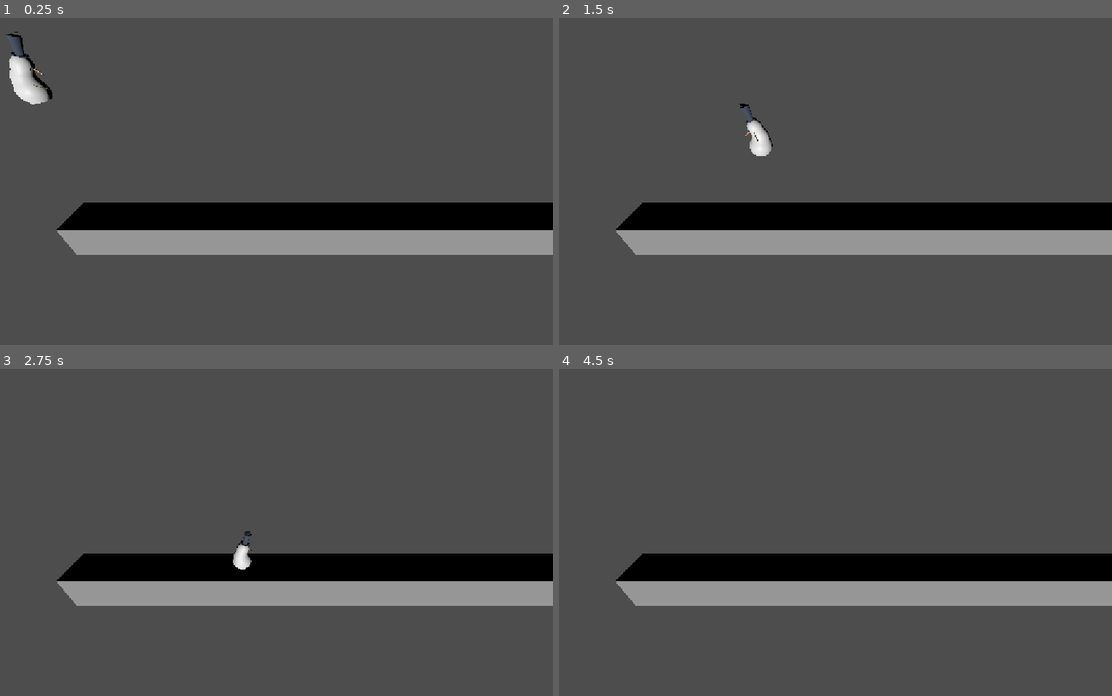
Above: before the commit, frames 1-4 (two rows, left to right).
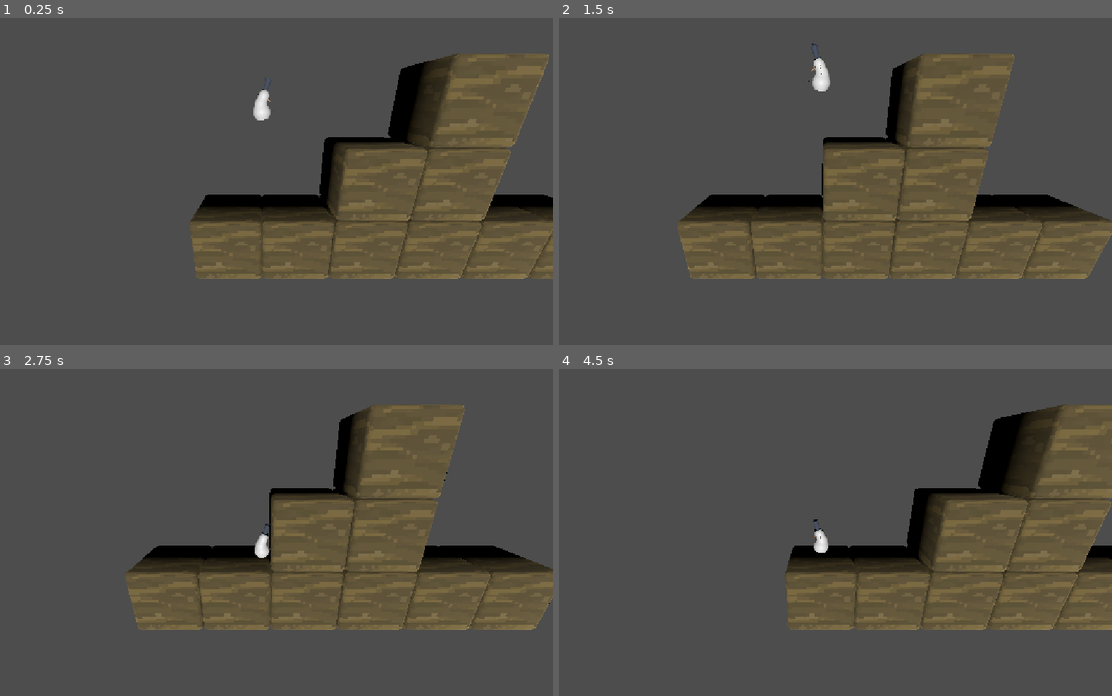
Above: after the commit, the same moments.

Repository: Lord-Platypus/corso_godot_2026
Game: Godot game, scene res://scenes/world/world.tscn
Two runs of this game, one before a commit and one after it. Both use one fixed random seed, a clock stepped at 60 frames per second and the inputs below.
Inputs:
- Up to frame 1 (0.25 s): no input
- Up to frame 2 (1.5 s): hold D (right) 0.53-1.28 s; tap Space (jump) at 0.6, 0.77, 1.07, 1.35 s; hold A (left) from 1.28 s (still down)
- Up to frame 3 (2.75 s): tap Space (jump) at 1.52, 1.82, 2.1 s; release A (left) at 2.03 s; hold D (right) from 2.03 s (still down)
- Up to frame 4 (4.5 s): tap Space (jump) at 2.85, 3.02, 3.32, 3.6, 3.77, 4.07, 4.35 s; release D (right) at 3.53 s; hold A (left) from 3.53 s (still down)

The runs differ from the first frame. In frame 1, 25% of the frame differs, in the area x 0-100%, y 4-80%; in frame 2, 23%; in frame 3, 23%; in frame 4, 25%.

Commit message:
Lezione 2: movimento, salto, blocchi terra e camera che segue
Input Map (left A/freccia sx, right D/freccia dx, jump spazio).
Player: @export speed/gravity_scale/jump_velocity/mesh, camminata con
get_axis, salto solo a terra (elif), velocity.z = 0, modello SNOWMAN
che si gira. Scena blocco Dirt (StaticBody3D + CUBOTERRA + BoxShape
2x2x2), livello Terrain con 9 blocchi al posto di Ground. Camera3D
che segue il Player solo in x. Script commentati per chi non ha mai
programmato.

Co-Authored-By: Claude Opus 5.5 <noreply@anthropic.com>
Claude-Session: https://claude.ai/code/session_01NFUFNW9rqCT5ddQWozBf4s

Diff:
--- a/scenes/blocks/dirt/dirt.tscn
+++ b/scenes/blocks/dirt/dirt.tscn
@@ -1,3 +1,13 @@
 [gd_scene format=3 uid="uid://b8x2p0eufg01d"]
 
+[ext_resource type="PackedScene" uid="uid://ckif7mscwv3i1" path="res://assets/models/dirt/CUBOTERRA.glb" id="1_j6h0e"]
+
+[sub_resource type="BoxShape3D" id="BoxShape3D_s8yxv"]
+size = Vector3(2, 2, 2)
+
 [node name="Dirt" type="StaticBody3D" unique_id=455450767]
+
+[node name="CUBOTERRA" parent="." unique_id=810960621 instance=ExtResource("1_j6h0e")]
+
+[node name="CollisionShape3D" type="CollisionShape3D" parent="." unique_id=295606882]
+shape = SubResource("BoxShape3D_s8yxv")
--- /dev/null
+++ b/scenes/camera/camera.gd
@@ -0,0 +1,27 @@
+# Questo script è attaccato al nodo Camera3D dentro world.tscn.
+# Una Camera3D è l'"occhio" del gioco: quello che vede lei è quello
+# che compare sullo schermo quando premi F5.
+extends Camera3D
+
+# "target" = il bersaglio, CHI la camera deve seguire.
+# Non è un numero ma un NODO 3D (": Node3D").
+# Grazie a @export compare nell'Inspector della Camera3D: alla voce
+# Target abbiamo premuto "Assign..." e scelto il Player.
+# Se ti dimentichi di assegnarlo, appena premi F5 compare un errore
+# rosso "null instance": null = "niente", la camera cerca di seguire
+# un bersaglio che non c'è.
+@export var target: Node3D
+
+# Come per il Player, Godot chiama questa funzione circa 60 volte
+# al secondo. Qui non usiamo delta (per questo Godot la mostra in
+# giallo): non stiamo facendo crescere niente un po' alla volta.
+func _physics_process(delta: float) -> void:
+	# A ogni fotogramma copiamo SOLO la x (destra/sinistra) del Player
+	# nella x della camera. Altezza (y) e profondità (z) restano ferme.
+	# Risultato: la camera scorre di lato insieme al personaggio, come
+	# in Inside, Limbo o Super Mario Bros., e il livello può essere
+	# lungo quanto vogliamo.
+	# Perché non mettere semplicemente la camera FIGLIA del Player?
+	# Funzionerebbe, ma quando salti salterebbe anche lei: l'immagine
+	# sobbalza su e giù a ogni salto e fa venire il mal di mare.
+	position.x = target.position.x
--- a/scenes/player/player.gd
+++ b/scenes/player/player.gd
@@ -1,34 +1,167 @@
+# Tutto quello che inizia con "#" è un COMMENTO: Godot lo ignora.
+# Serve solo a noi umani per ricordarci cosa fa il codice.
+
+# "extends" = "estende", cioè "è un tipo di".
+# Questo script è attaccato al nodo Player, che è un CharacterBody3D:
+# un corpo 3D pensato per i personaggi, che si muove e urta le cose.
+# Grazie a questa riga riceviamo gratis tutto quello che un
+# CharacterBody3D sa già fare: la variabile "velocity" e le funzioni
+# "is_on_floor()" e "move_and_slide()" che usiamo più sotto.
 extends CharacterBody3D
 
+
+# --- LE MANOPOLE (@export) -------------------------------------------
+# "var" crea una VARIABILE: una scatola con un nome dentro cui
+# teniamo un valore. Queste stanno in cima, fuori da ogni funzione:
+# vivono per tutto il tempo in cui il Player esiste nel gioco.
+#
+# "@export" davanti a "var" trasforma la variabile in una MANOPOLA
+# che compare nell'Inspector (il pannello a destra) quando selezioni
+# il nodo Player dentro player.tscn. Così puoi cambiare il numero
+# senza aprire il codice: chi disegna i livelli non deve saper
+# programmare. Se il numero nell'Inspector è diverso da quello scritto
+# qui, VINCE L'INSPECTOR.
+#
+# Dopo i due punti c'è il TIPO: che genere di cosa può stare nella
+# scatola. Se provi a metterci la cosa sbagliata, Godot si arrabbia
+# subito invece di sbagliare in silenzio.
+#   int   = numero intero, senza virgola (5, 8, -3)
+#   float = numero con la virgola (1.0, 0.5, 9.8)
+#   Node3D = un NODO 3D della scena (non un numero!)
+
+# "mesh" non contiene un numero ma un NODO: il modello 3D del pupazzo
+# di neve (SNOWMAN) importato da Blender. Nell'Inspector, alla voce
+# Mesh, abbiamo scelto il nodo SNOWMAN con "Assign...".
+# Ci serve più sotto per girare il pupazzo a destra o a sinistra.
+# Attenzione: il modello è SOLO grafica. Quello che urta il pavimento
+# è la CollisionShape3D (la capsula invisibile). Il modello è un
+# vestito messo sopra la capsula.
 @export var mesh: Node3D
+
+# Velocità di camminata, in metri al secondo.
+# Esempi: Mario in Super Mario Bros. cammina piano e poi accelera,
+# Sonic è famoso proprio per questo numero altissimo, il ragazzino
+# di Inside cammina lentamente perché il gioco vuole farti guardare.
 @export var speed: int = 5
+
+# Moltiplicatore della gravità. 1.0 = gravità della Terra (9.8),
+# 2.0 = doppia (cadi più deciso), 0.5 = metà (come sulla Luna).
+# Lo mettiamo qui invece di cambiare la gravità di tutto il progetto
+# perché così cambia SOLO per il Player, non per gli altri oggetti.
+# Esempi: in Super Mario Bros. Mario cade molto più forte di come
+# salirebbe nella realtà, in Celeste la caduta è rapida e precisa,
+# nel livello lunare di Super Mario Odyssey si fluttua.
 @export var gravity_scale: float = 1.0
+
+# La spinta verso l'alto quando saltiamo, in metri al secondo.
+# Più è grande, più si salta in alto.
+# Con speed 5 e jump_velocity 8 si sale su un gradino ma non su due.
 @export var jump_velocity: int = 8
 
+
+# "func" crea una FUNZIONE: un gruppo di istruzioni con un nome.
+# _ready la chiama Godot da solo, UNA volta, quando il Player entra
+# in scena (cioè appena parte il gioco).
 func _ready() -> void:
+	# print() scrive un messaggio nel pannello Output in basso.
+	# Qui va bene: succede UNA volta sola (un EVENTO).
 	print("sono vivo!")
 
+
+# Questa la chiama Godot da solo circa 60 VOLTE AL SECONDO.
+# Tutto quello che riguarda movimento e urti va scritto qui dentro.
+# "delta" = quanti secondi sono passati dalla volta prima (circa 0.016).
+#
+# La frase da ricordare, vale per QUALSIASI personaggio di QUALSIASI
+# gioco (Mario, Lara Croft, il soldato di Call of Duty):
+#   COMANDO  ->  AGGIORNO velocity  ->  move_and_slide()
 func _physics_process(delta: float) -> void:
+	# Questo print scrive la velocità verticale 60 volte al secondo:
+	# in 10 secondi sono 600 righe nell'Output. Utile per guardare i
+	# numeri cambiare, ma se Godot ci segnala un problema, il messaggio
+	# finisce sepolto in mezzo. Regola: print sugli EVENTI, non su
+	# quello che succede a ogni fotogramma.
 	print("Velocità: " + str(velocity.y))
 
+	# --- GRAVITÀ E SALTO --------------------------------------------
+	# LOGICA BINARIA: il computer ragiona solo con due risposte,
+	# VERO (true) o FALSO (false), come un interruttore acceso/spento.
+	# is_on_floor() è una domanda: "tocco il pavimento?" -> vero o falso.
+	# "not" ROVESCIA la risposta: vero diventa falso e falso diventa vero.
+	# Quindi la riga si legge: "SE NON sono sul pavimento, allora...".
 	if not is_on_floor():
 		print("sto aggiungendo la gravità")
+		# Sono in aria: aggiungo un po' di gravità alla velocità che
+		# avevo già. A ogni fotogramma vado giù un po' più forte, cioè
+		# cado ACCELERANDO come un sasso nella realtà.
+		# gravity_scale moltiplica la gravità (vedi la manopola in cima).
+		# delta serve a cadere uguale su un PC veloce e su uno lento.
 		velocity = velocity + gravity_scale * get_gravity() * delta
+
+	# "elif" = "altrimenti, se...". Si controlla SOLO se la condizione
+	# sopra era FALSA, cioè se sono sul pavimento.
+	# Risultato: posso saltare SOLO quando tocco terra.
+	# È come scrivere "ho premuto salto AND (e) sono per terra":
+	# AND è vero solo se TUTTE E DUE le cose sono vere.
+	# Se togliessimo questo controllo potremmo saltare anche in aria,
+	# all'infinito, come volare (Flappy Bird funziona proprio così!).
+	#
+	# is_action_just_pressed("jump") è vero solo nel fotogramma in cui
+	# hai APPENA premuto la barra spaziatrice. Se tieni premuto, dal
+	# fotogramma dopo torna falso: un salto per ogni pressione.
+	# "jump" è il NOME dell'azione che abbiamo creato in
+	# Project -> Project Settings -> Input Map. Il tasto (barra
+	# spaziatrice) si sceglie lì, non nel codice.
 	elif Input.is_action_just_pressed("jump"):
+		# Saltare = dare una velocità verso l'ALTO (y positivo).
+		# Poi ci pensa la gravità, fotogramma dopo fotogramma, a
+		# rallentarci, fermarci in cima e riportarci giù. Nessuna
+		# animazione, nessuna curva disegnata a mano: solo numeri.
 		velocity.y = jump_velocity
 
+	# --- CAMMINARE --------------------------------------------------
+	# Input.get_axis("left", "right") guarda due azioni e restituisce
+	# UN SOLO numero:
+	#   -1 = sto premendo sinistra  (A oppure freccia sinistra)
+	#    1 = sto premendo destra    (D oppure freccia destra)
+	#    0 = niente, oppure tutte e due insieme (si annullano)
+	# "left" e "right" sono i nomi delle azioni nell'Input Map:
+	# tutto minuscolo! "Left" sarebbe un'altra azione e non ti muovi.
+	# Questa "var" è DENTRO la funzione: nasce e muore 60 volte al
+	# secondo, serve solo qui.
+	var direction = Input.get_axis("left","right")
 
-
-
-	var direction = Input.get_axis("left","right")
+	# Velocità orizzontale = direzione per velocità.
+	#   -1 * 5 = -5  -> verso sinistra
+	#    1 * 5 =  5  -> verso destra
+	#    0 * 5 =  0  -> fermo
+	# Qui NON serve delta: la velocità la ASSEGNIAMO secca, non la
+	# facciamo crescere un po' alla volta come la gravità.
 	velocity.x = direction * speed
 
+	# --- GIRARE IL MODELLO ------------------------------------------
+	# Giriamo solo il MODELLO (mesh), mai il Player intero: la capsula
+	# di collisione resta com'è.
+	# rotation_degrees.y = rotazione attorno all'asse verticale, in
+	# gradi. 90 = guarda a destra, -90 = guarda a sinistra.
 	if direction > 0:
 		mesh.rotation_degrees.y = 90
 	elif direction < 0:
 		mesh.rotation_degrees.y = -90
+	# Se direction è 0 nessuna delle due condizioni è vera: non
+	# facciamo niente e il pupazzo resta girato dove guardava.
 
-
+	# --- LA RIGA DI DESIGN ------------------------------------------
+	# Il mondo è 3D ma ci muoviamo su UN ASSE SOLO (destra/sinistra),
+	# come in Inside, Limbo o New Super Mario Bros.: grafica 3D,
+	# gioco 2D. Bloccando z a zero, niente può spingerci "dentro"
+	# lo schermo, nemmeno una cassa o un urto storto.
+	# È una scelta di design, non un limite tecnico: in un gioco in
+	# terza persona (Fortnite, Tomb Raider) questa riga non ci sarebbe.
 	velocity.z = 0
 
+	# Fino a qui "velocity" era solo un'intenzione, dei numeri.
+	# move_and_slide() SPOSTA davvero il Player usando velocity, e lo
+	# fa fermare o scivolare quando urta qualcosa (pavimento, blocchi).
+	# Senza questa riga non si muove niente.
 	move_and_slide()
--- a/scenes/player/player.tscn
+++ b/scenes/player/player.tscn
@@ -8,7 +8,6 @@
 [node name="Player" type="CharacterBody3D" unique_id=63247475 node_paths=PackedStringArray("mesh")]
 script = ExtResource("1_8afob")
 mesh = NodePath("SNOWMAN")
-gravity_scale = 0.1
 
 [node name="CollisionShape3D" type="CollisionShape3D" parent="." unique_id=1896076238]
 transform = Transform3D(0.5, 0, 0, 0, 0.5, 0, 0, 0, 0.5, 0, 0.378152, 0)
--- a/scenes/world/world.tscn
+++ b/scenes/world/world.tscn
@@ -1,29 +1,46 @@
 [gd_scene format=3 uid="uid://rr3yc0fs1b4g"]
 
 [ext_resource type="PackedScene" uid="uid://bgq3e0gqst2ko" path="res://scenes/player/player.tscn" id="1_dphjl"]
-
-[sub_resource type="BoxShape3D" id="BoxShape3D_s8yxv"]
-size = Vector3(20, 1, 1)
-
-[sub_resource type="BoxMesh" id="BoxMesh_s8yxv"]
-size = Vector3(20, 1, 1)
+[ext_resource type="Script" uid="uid://vvc6noflgunb" path="res://scenes/camera/camera.gd" id="2_1fp7r"]
+[ext_resource type="PackedScene" uid="uid://b8x2p0eufg01d" path="res://scenes/blocks/dirt/dirt.tscn" id="2_sl2e5"]
 
 [node name="World" type="Node3D" unique_id=1787487720]
 
 [node name="Player" parent="." unique_id=63247475 instance=ExtResource("1_dphjl")]
 transform = Transform3D(1, 0, 0, 0, 1, 0, 0, 0, 1, 1, 4, 0)
 
-[node name="Ground" type="StaticBody3D" parent="." unique_id=1459218411]
-transform = Transform3D(1, 0, 0, 0, 1, 0, 0, 0, 1, 10, 0.5, 0)
-
-[node name="CollisionShape3D" type="CollisionShape3D" parent="Ground" unique_id=1150116849]
-shape = SubResource("BoxShape3D_s8yxv")
-
-[node name="MeshInstance3D" type="MeshInstance3D" parent="Ground" unique_id=1278194573]
-mesh = SubResource("BoxMesh_s8yxv")
-
-[node name="Camera3D" type="Camera3D" parent="." unique_id=433616311]
-transform = Transform3D(1, 0, 0, 0, 0.809017, 0.58778524, 0, -0.58778524, 0.809017, 5, 5, 4)
+[node name="Camera3D" type="Camera3D" parent="." unique_id=433616311 node_paths=PackedStringArray("target")]
+transform = Transform3D(1, 0, 0, 0, 0.9396926, 0.34202012, 0, -0.34202012, 0.9396926, 5, 4, 6)
+script = ExtResource("2_1fp7r")
+target = NodePath("../Player")
 
 [node name="DirectionalLight3D" type="DirectionalLight3D" parent="." unique_id=1835015916]
 transform = Transform3D(1, 0, 0, 0, 1, 0, 0, 0, 1, 0, 2, 4)
+
+[node name="Terrain" type="Node3D" parent="." unique_id=1979350491]
+
+[node name="Dirt" parent="Terrain" unique_id=455450767 instance=ExtResource("2_sl2e5")]
+
+[node name="Dirt2" parent="Terrain" unique_id=1178996831 instance=ExtResource("2_sl2e5")]
+transform = Transform3D(1, 0, 0, 0, 1, 0, 0, 0, 1, 2, 0, 0)
+
+[node name="Dirt3" parent="Terrain" unique_id=1860889953 instance=ExtResource("2_sl2e5")]
+transform = Transform3D(1, 0, 0, 0, 1, 0, 0, 0, 1, 4, 0, 0)
+
+[node name="Dirt4" parent="Terrain" unique_id=2117356775 instance=ExtResource("2_sl2e5")]
+transform = Transform3D(1, 0, 0, 0, 1, 0, 0, 0, 1, 6, 0, 0)
+
+[node name="Dirt5" parent="Terrain" unique_id=587303073 instance=ExtResource("2_sl2e5")]
+transform = Transform3D(1, 0, 0, 0, 1, 0, 0, 0, 1, 8, 0, 0)
+
+[node name="Dirt6" parent="Terrain" unique_id=785895015 instance=ExtResource("2_sl2e5")]
+transform = Transform3D(1, 0, 0, 0, 1, 0, 0, 0, 1, 10, 0, 0)
+
+[node name="Dirt7" parent="Terrain" unique_id=978009891 instance=ExtResource("2_sl2e5")]
+transform = Transform3D(1, 0, 0, 0, 1, 0, 0, 0, 1, 4, 2, 0)
+
+[node name="Dirt8" parent="Terrain" unique_id=1387388460 instance=ExtResource("2_sl2e5")]
+transform = Transform3D(1, 0, 0, 0, 1, 0, 0, 0, 1, 6, 2, 0)
+
+[node name="Dirt9" parent="Terrain" unique_id=450355224 instance=ExtResource("2_sl2e5")]
+transform = Transform3D(1, 0, 0, 0, 1, 0, 0, 0, 1, 6, 4, 0)
Not shown, added: scenes/camera/camera.gd.uid
